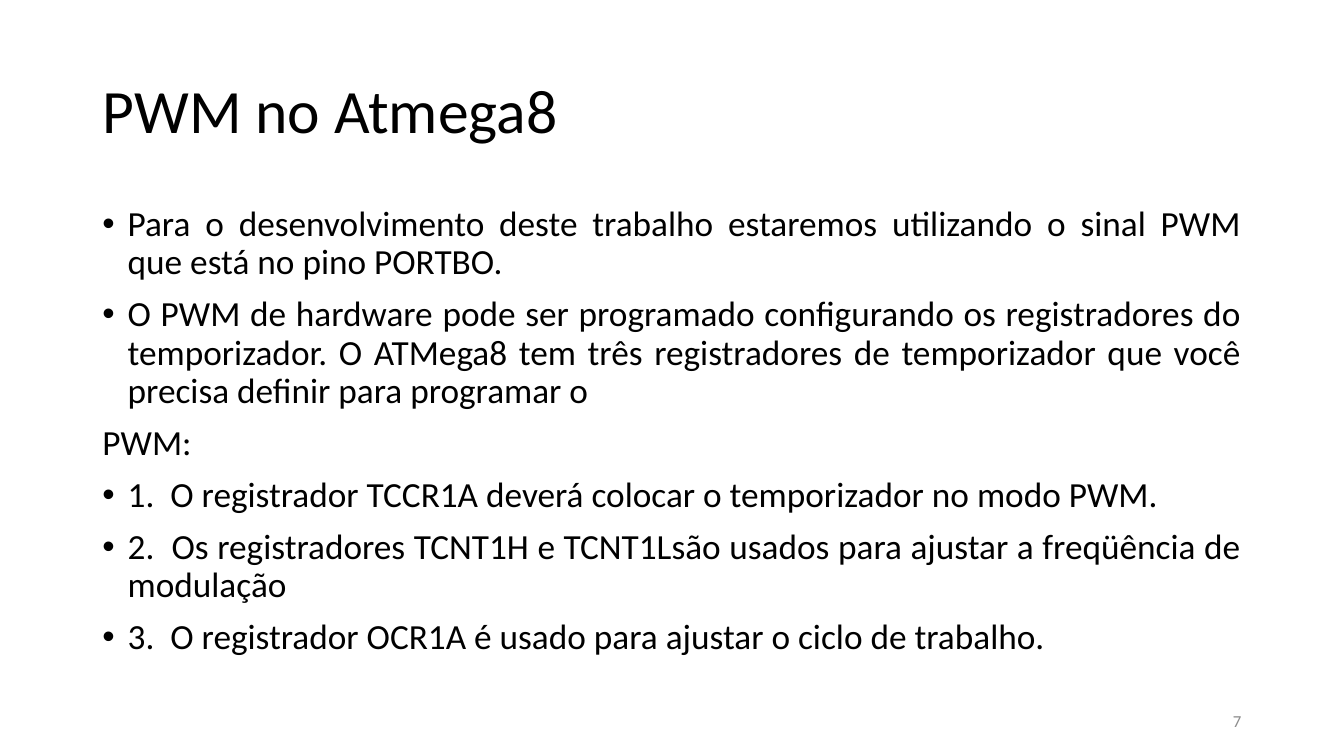
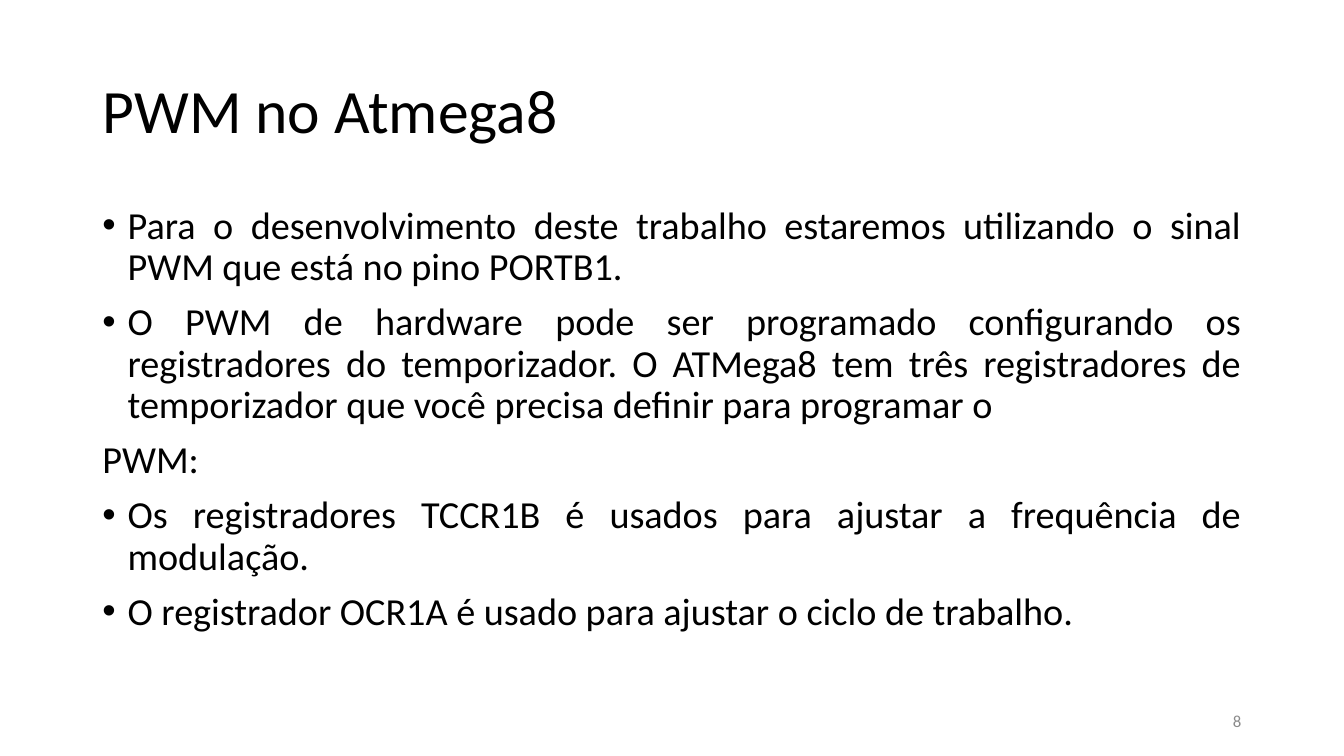
Before and after one commit to marcotulio95/PROJECT1-Arquitetura_-De_-Computadores, a slide deck: slide 8 of Apresentação/Arquitetura de Computadores1.pptx (slide 7 before the commit). Drawn at 1344x756 pixels with LibreOffice and Linux fonts; fonts in the diff are those of the drawing. Boxes give left, top, right and bottom in pixels: in the first picture for what was removed or moved away, otherwise in the second. Text is boxed around its words. In the diff, an @@ line names an element or a change of style, - is before the commit and + after.

```diff
--- a/Apresentação/Arquitetura de Computadores1.pptx
+++ b/Apresentação/Arquitetura de Computadores1.pptx
@@ text at box(128, 212, 1241, 286): text changed; size 25.2 to 27.3 pt @@
-• Para o desenvolvimento deste trabalho estaremos utilizando o sinal PWM que está no pino PORTBO.
+• Para o desenvolvimento deste trabalho estaremos utilizando o sinal PWM que está no pino PORTB1.
@@ text at box(102, 308, 1241, 474): size 25.2 to 27.3 pt in "O PWM de hardware pode ser programado ...", "PWM:" @@
@@ text at box(128, 501, 1241, 632): text changed; size 25.2 to 27.3 pt @@
-• 1. O registrador TCCR1A deverá colocar o temporizador no modo PWM.
-• 2. Os registradores TCNT1H e TCNT1Lsão usados para ajustar a freqüência de modulação
-• 3. O registrador OCR1A é usado para ajustar o ciclo de trabalho.
+• Os registradores TCCR1B é usados para ajustar a frequência de modulação.
+• O registrador OCR1A é usado para ajustar o ciclo de trabalho.
@@ page number at box(1233, 715, 1241, 727): text changed @@
-7
+8
```
Also in this commit, not shown: 2 other slides changed, 3 slides added.
